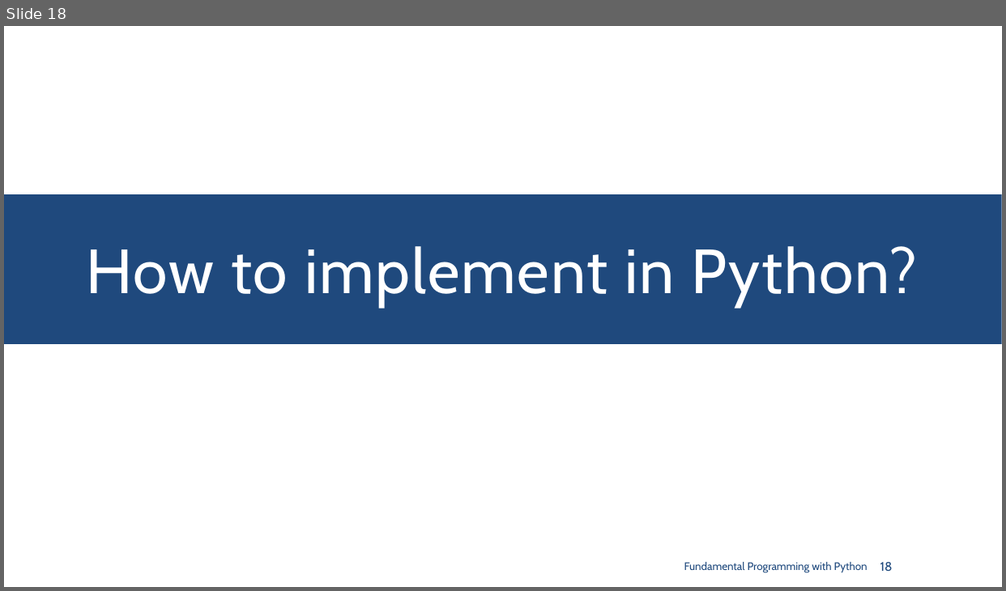
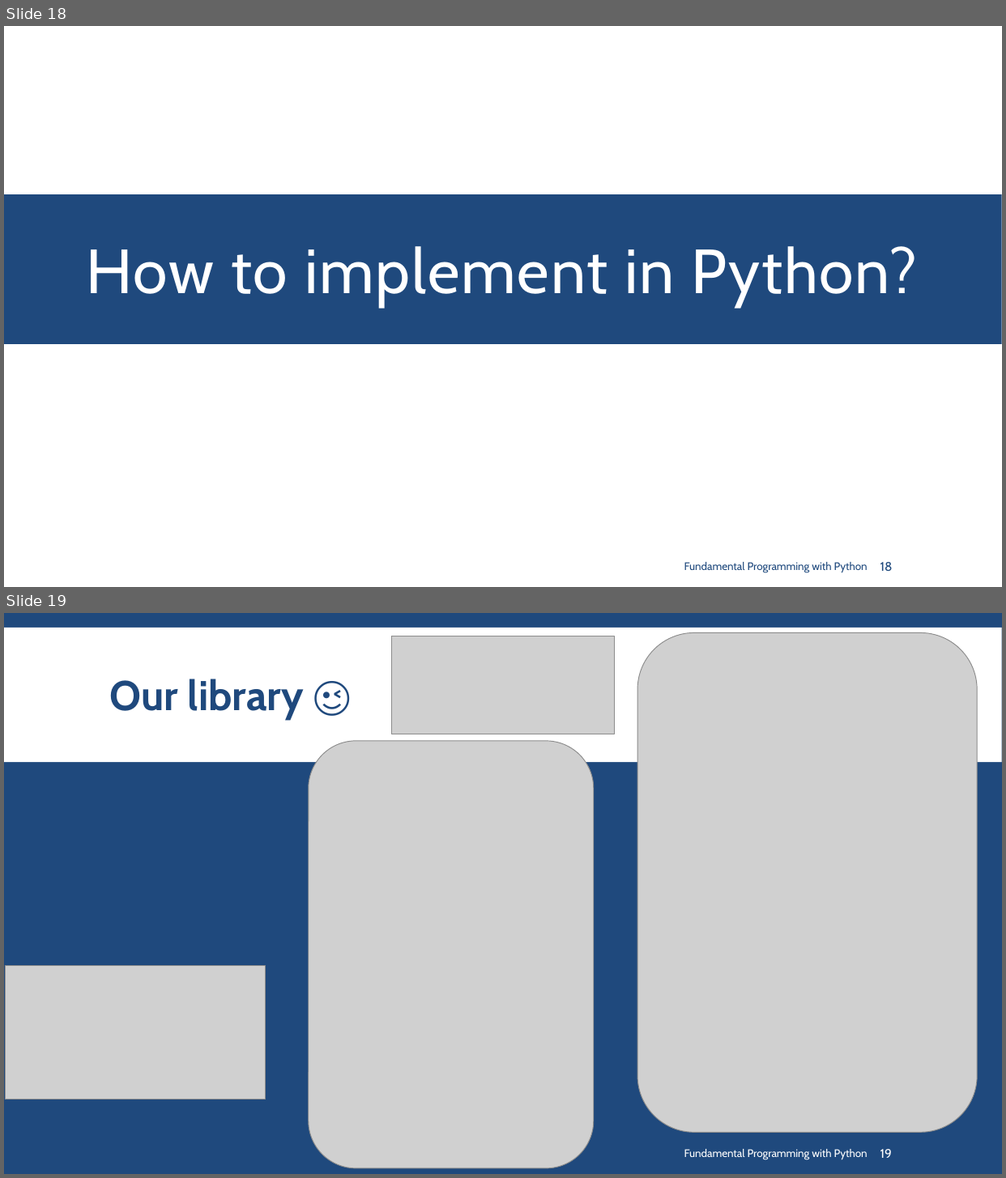
Before and after one commit to SharifPythonSpace/Course1401, a slide deck: Slide/13- What is Object-oriented Programming.pptx. Shown one above the other, each under a label of ours: slide 18 before the commit, slides 18 and 19 after it. The pictures are 1006x591 and 1006x1178 pixels, drawn with LibreOffice and Linux fonts; fonts in the diff are those of the drawing; grey boxes stand for pictures; background and template pictures are left out. Boxes give left, top, right and bottom in pixels: in the first picture for what was removed or moved away, otherwise in the second. Text is boxed around its words. In the diff, an @@ line names an element or a change of style, - is before the commit and + after.

```diff
--- a/Slide/13- What is Object-oriented Programming.pptx
+++ b/Slide/13- What is Object-oriented Programming.pptx
@@ slide 19 added at (4, 613, 1002, 1174), background #1F497D @@
@@ rectangle added at (4, 628, 1002, 762), fill #FFFFFF @@
@@ picture added at (392, 636, 615, 735) @@
@@ picture added at (637, 632, 978, 1132) @@
@@ title added at (110, 679, 304, 719), 40 pt, text #1F497D, bold @@
+Our library 😉
@@ picture added at (309, 741, 594, 1169) @@
@@ picture added at (5, 966, 266, 1100) @@
@@ text added at (684, 1149, 867, 1161), 10.5 pt, text #FFFFFF @@
+Fundamental Programming with Python
@@ page number added at (880, 1149, 892, 1158), 12 pt, text #FFFFFF @@
+19
```
Also in this commit, not shown: 3 slides changed.
